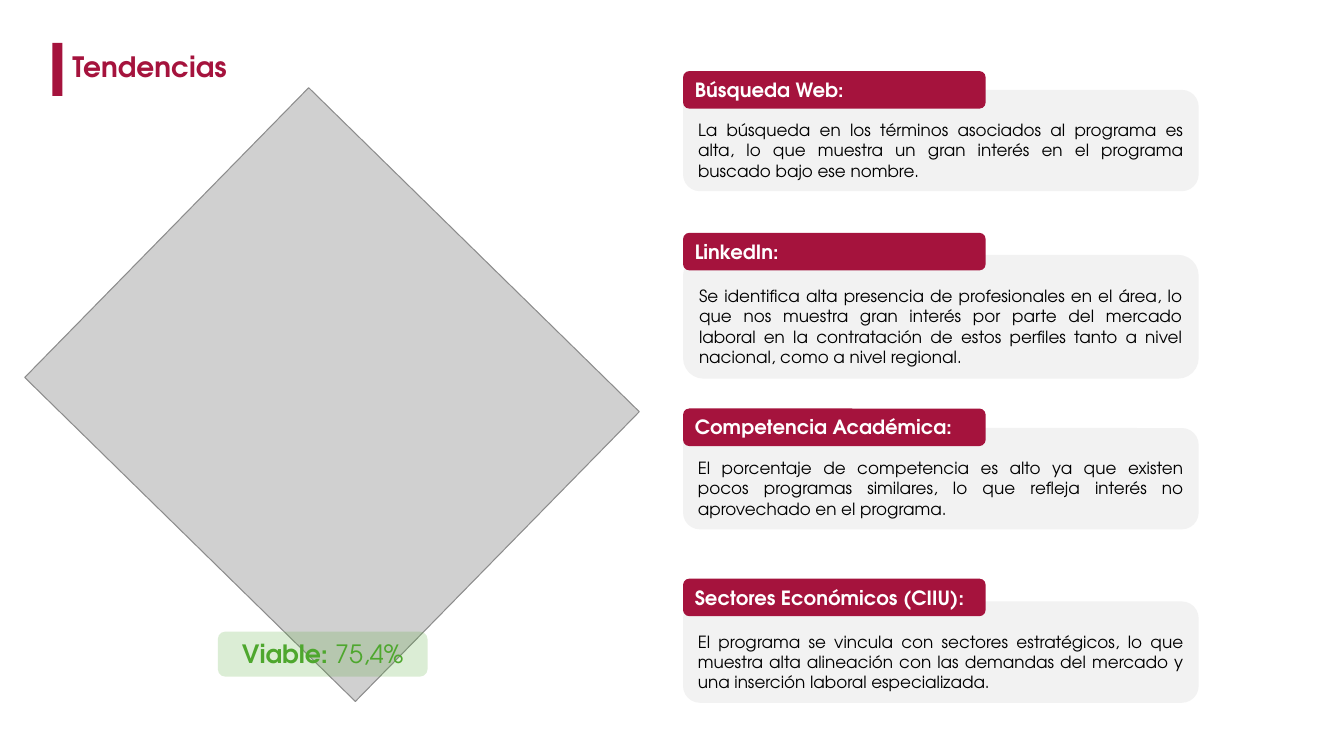
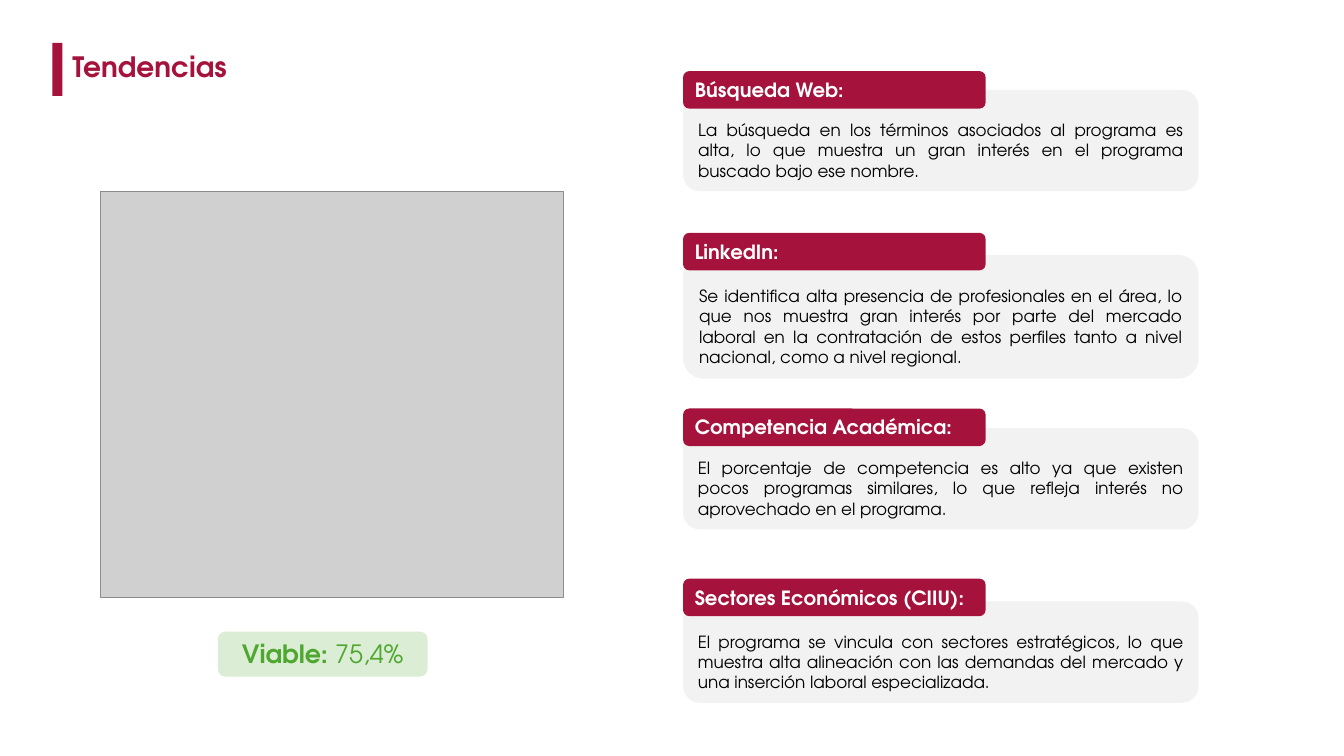
Before and after one commit to JairAlexey/Estudio-Tendencia, a slide deck: slide 4 of db/Viable.pptx. Drawn at 1344x756 pixels with LibreOffice and Linux fonts; fonts in the diff are those of the drawing; grey boxes stand for pictures. Boxes give left, top, right and bottom in pixels: in the first picture for what was removed or moved away, otherwise in the second. Text is boxed around its words. In the diff, an @@ line names an element or a change of style, - is before the commit and + after.

```diff
--- a/db/Viable.pptx
+++ b/db/Viable.pptx
@@ picture at bbox=[101, 192, 564, 597]: rotation 44 to 0 degrees @@
```
Also in this commit, not shown: 6 other files.
